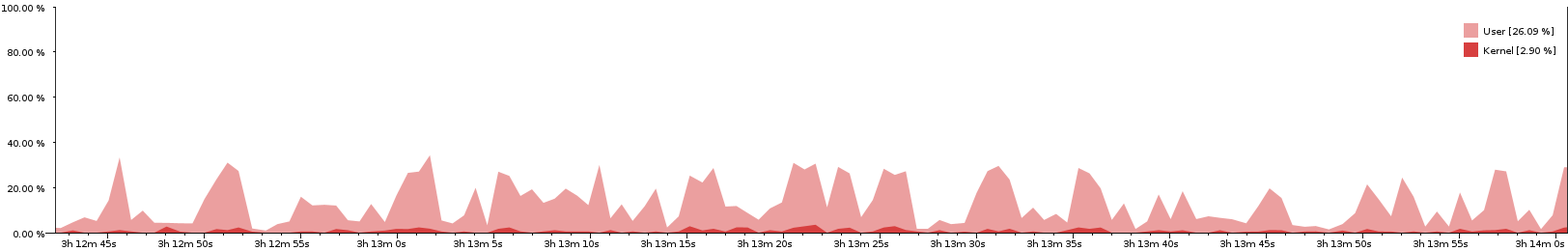
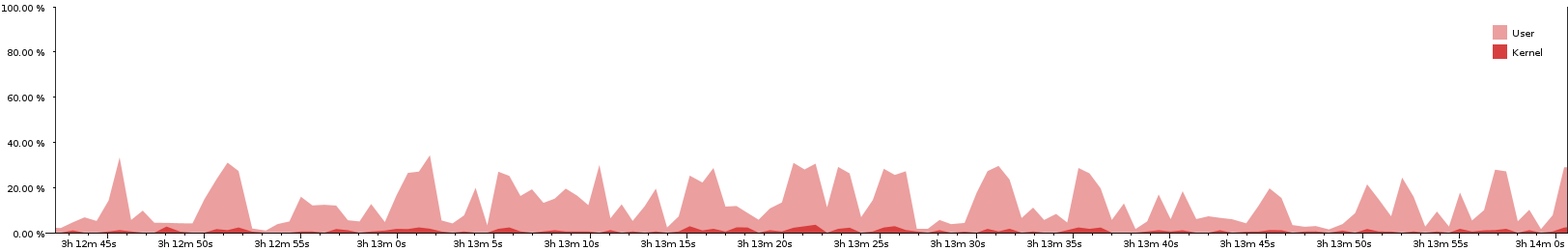
Layers edited between the first and the second 1568×251 image:
removed layer "Pasted Layer" over 1463, 23, 1556, 59
painted on "Screenshot" over 1492, 25, 1542, 59
